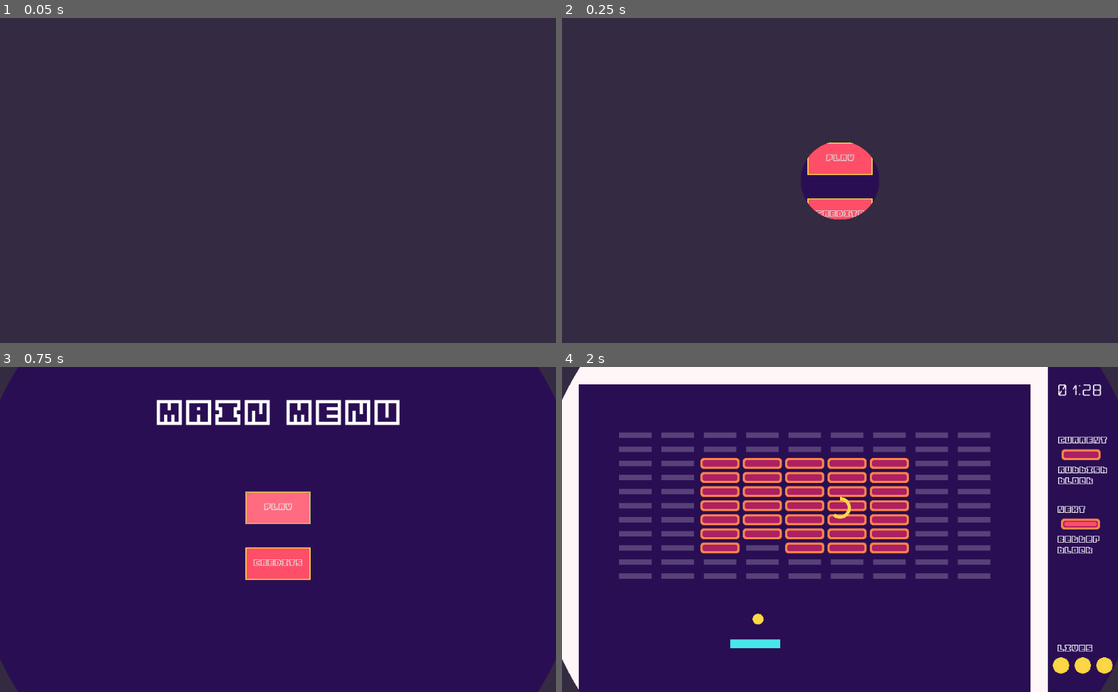
Above: before the commit, frames 1-4 (two rows, left to right).
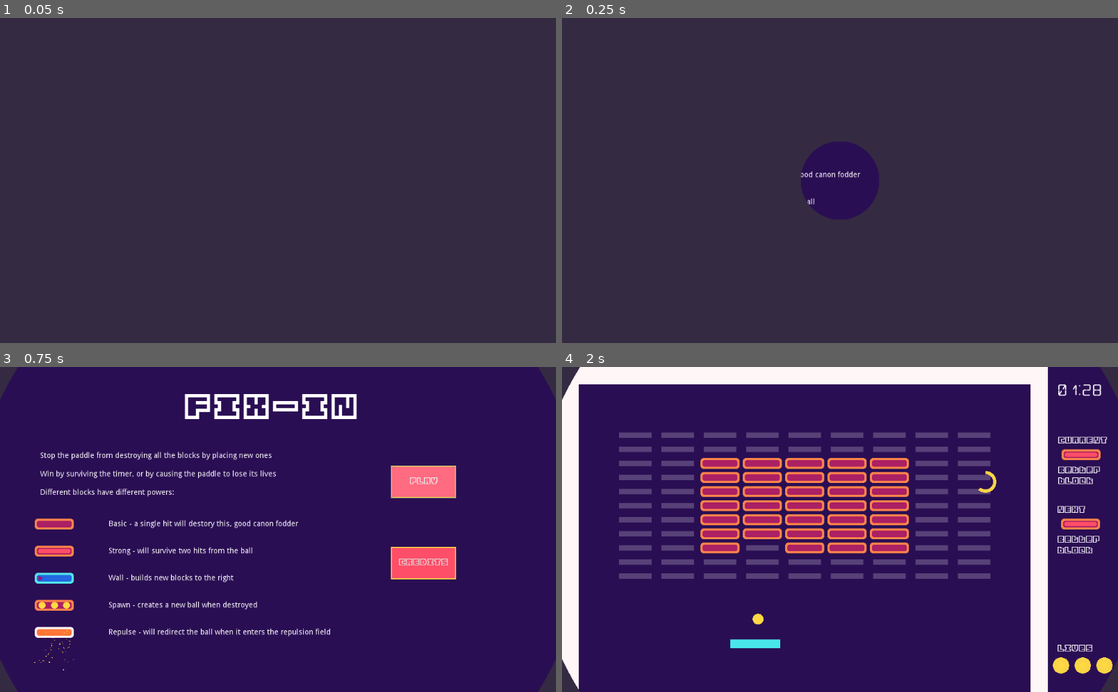
Above: after the commit, the same moments.

Repository: marc-hugh-tom/gmtk-game-jam-2023
Game: Godot game, scene res://scenes/SceneManager.tscn
The game is run twice, just before and just after one commit, with the same random seed, the same clock (stepped at 60 frames per second) and the same inputs.
Inputs:
- Up to frame 1 (0.05 s): no input
- Up to frame 2 (0.25 s): no input
- Up to frame 3 (0.75 s): click "PLAY" at 0.5 s
- Up to frame 4 (2 s): click "PLAY" at 1.25 s

Frame 1 is identical in both runs. In frame 2, 1.7% of the frame differs, in the area x 42-56%, y 38-62%; in frame 3, 11%, in the area x 6-83%, y 8-94%; in frame 4, 0.3%.

Commit message:
spawn_block

Diff:
--- /dev/null
+++ b/scenes/BlockBallSpawn.tscn
@@ -0,0 +1,16 @@
+[gd_scene load_steps=4 format=2]
+
+[ext_resource path="res://scripts/BlockBallSpawn.gd" type="Script" id=1]
+[ext_resource path="res://assets/sprites/block_spawn.png" type="Texture" id=2]
+
+[sub_resource type="RectangleShape2D" id=1]
+extents = Vector2( 36, 10 )
+
+[node name="BLockBallSpawn" type="StaticBody2D" groups=["ball_collidable", "spawner"]]
+script = ExtResource( 1 )
+
+[node name="Sprite" type="Sprite" parent="."]
+texture = ExtResource( 2 )
+
+[node name="CollisionShape2D" type="CollisionShape2D" parent="."]
+shape = SubResource( 1 )
--- a/scenes/Credits.tscn
+++ b/scenes/Credits.tscn
@@ -1,8 +1,19 @@
-[gd_scene load_steps=4 format=2]
+[gd_scene load_steps=10 format=2]
 
 [ext_resource path="res://scripts/Credits.gd" type="Script" id=1]
 [ext_resource path="res://scenes/theme.tres" type="Theme" id=2]
 [ext_resource path="res://assets/sounds/menu_click.wav" type="AudioStream" id=3]
+[ext_resource path="res://scenes/BlockBasic.tscn" type="PackedScene" id=4]
+[ext_resource path="res://scenes/BlockRepulse.tscn" type="PackedScene" id=5]
+[ext_resource path="res://scenes/BlockTough.tscn" type="PackedScene" id=6]
+[ext_resource path="res://scenes/BlockSpawn.tscn" type="PackedScene" id=7]
+
+[sub_resource type="DynamicFontData" id=1]
+font_path = "res://assets/fonts/origa___.ttf"
+
+[sub_resource type="DynamicFont" id=2]
+size = 22
+font_data = SubResource( 1 )
 
 [node name="Credits" type="Node2D"]
 script = ExtResource( 1 )
@@ -26,4 +37,48 @@
 [node name="menu_click" type="AudioStreamPlayer" parent="."]
 stream = ExtResource( 3 )
 
+[node name="Label2" type="Label" parent="."]
+margin_left = 167.0
+margin_top = 175.0
+margin_right = 987.0
+margin_bottom = 351.0
+theme = ExtResource( 2 )
+theme_type_variation = "small"
+custom_fonts/font = SubResource( 2 )
+text = "DESIGN, ART, CODE - MARC JONES & TOM CRAVEN
+
+USING GODOT ENGINE - godotengine.org/
+
+Music composed by Bert Cole - bitbybitsound.com"
+
+[node name="BlockRepulse" parent="." instance=ExtResource( 5 )]
+position = Vector2( 97, 175 )
+should_emit = true
+
+[node name="BlockTough3" parent="." instance=ExtResource( 6 )]
+position = Vector2( 897, 350 )
+
+[node name="BlockBasic" parent="." instance=ExtResource( 4 )]
+position = Vector2( 197, 82 )
+
+[node name="BlockRepulse3" parent="." instance=ExtResource( 5 )]
+position = Vector2( 341, 399 )
+should_emit = true
+
+[node name="BlockSpawn2" parent="." instance=ExtResource( 7 )]
+position = Vector2( 137, 514 )
+
+[node name="BlockRepulse2" parent="." instance=ExtResource( 5 )]
+position = Vector2( 838, 466 )
+should_emit = true
+
+[node name="BlockSpawn" parent="." instance=ExtResource( 7 )]
+position = Vector2( 659, 380 )
+
+[node name="BlockTough" parent="." instance=ExtResource( 6 )]
+position = Vector2( 819, 117 )
+
+[node name="BlockTough2" parent="." instance=ExtResource( 6 )]
+position = Vector2( 76, 368 )
+
 [connection signal="pressed" from="BackButton" to="." method="_on_BackButton_pressed"]
--- a/scenes/GameContainer.tscn
+++ b/scenes/GameContainer.tscn
@@ -91,3 +91,5 @@
 
 [node name="life_lost" type="AudioStreamPlayer" parent="."]
 stream = ExtResource( 2 )
+
+[connection signal="spawn_ball" from="BlockGrid" to="." method="_on_BlockGrid_spawn_ball"]
--- a/scenes/Lose.tscn
+++ b/scenes/Lose.tscn
@@ -1,8 +1,15 @@
-[gd_scene load_steps=4 format=2]
+[gd_scene load_steps=6 format=2]
 
 [ext_resource path="res://scripts/Win.gd" type="Script" id=1]
 [ext_resource path="res://scenes/theme.tres" type="Theme" id=2]
 [ext_resource path="res://assets/sounds/menu_click.wav" type="AudioStream" id=3]
+
+[sub_resource type="DynamicFontData" id=1]
+font_path = "res://assets/fonts/origa___.ttf"
+
+[sub_resource type="DynamicFont" id=2]
+size = 38
+font_data = SubResource( 1 )
 
 [node name="Lose" type="Node2D"]
 script = ExtResource( 1 )
@@ -17,13 +24,22 @@
 
 [node name="MainMenuButton" type="Button" parent="."]
 margin_left = 452.0
-margin_top = 290.0
+margin_top = 400.0
 margin_right = 572.0
-margin_bottom = 350.0
+margin_bottom = 460.0
 theme = ExtResource( 2 )
 text = "MAIN MENU"
 
 [node name="menu_click" type="AudioStreamPlayer" parent="."]
 stream = ExtResource( 3 )
 
+[node name="Label2" type="Label" parent="."]
+margin_left = 192.0
+margin_top = 214.0
+margin_right = 832.0
+margin_bottom = 347.0
+theme = ExtResource( 2 )
+custom_fonts/font = SubResource( 2 )
+text = "Thank you for playing!"
+
 [connection signal="pressed" from="MainMenuButton" to="." method="_on_MainMenuButton_pressed"]
--- a/scenes/MainMenu.tscn
+++ b/scenes/MainMenu.tscn
@@ -1,38 +1,110 @@
-[gd_scene load_steps=4 format=2]
+[gd_scene load_steps=9 format=2]
 
 [ext_resource path="res://scripts/MainMenu.gd" type="Script" id=1]
 [ext_resource path="res://scenes/theme.tres" type="Theme" id=2]
 [ext_resource path="res://assets/sounds/menu_click.wav" type="AudioStream" id=3]
+[ext_resource path="res://scenes/BlockBasic.tscn" type="PackedScene" id=4]
+[ext_resource path="res://scenes/BlockRepulse.tscn" type="PackedScene" id=5]
+[ext_resource path="res://scenes/BlockTough.tscn" type="PackedScene" id=6]
+[ext_resource path="res://scenes/BlockSpawn.tscn" type="PackedScene" id=7]
+[ext_resource path="res://scenes/BlockBallSpawn.tscn" type="PackedScene" id=8]
 
 [node name="MainMenu" type="Node2D"]
 script = ExtResource( 1 )
 
 [node name="Label" type="Label" parent="."]
-margin_left = 285.0
-margin_top = 55.0
-margin_right = 740.0
-margin_bottom = 120.0
+margin_left = 337.0
+margin_top = 44.0
+margin_right = 792.0
+margin_bottom = 109.0
 theme = ExtResource( 2 )
-text = "MAIN MENU"
+text = "FIX-IN"
 
 [node name="PlayButton" type="Button" parent="."]
-margin_left = 452.0
-margin_top = 230.0
-margin_right = 572.0
-margin_bottom = 290.0
+margin_left = 720.0
+margin_top = 182.0
+margin_right = 840.0
+margin_bottom = 242.0
 theme = ExtResource( 2 )
 text = "PLAY"
 
 [node name="CreditsButton" type="Button" parent="."]
-margin_left = 452.0
-margin_top = 333.0
-margin_right = 572.0
-margin_bottom = 393.0
+margin_left = 720.0
+margin_top = 332.0
+margin_right = 840.0
+margin_bottom = 392.0
 theme = ExtResource( 2 )
 text = "CREDITS"
 
 [node name="menu_click" type="AudioStreamPlayer" parent="."]
 stream = ExtResource( 3 )
 
+[node name="Label2" type="Label" parent="."]
+margin_left = 74.0
+margin_top = 157.0
+margin_right = 509.0
+margin_bottom = 205.0
+text = "Stop the paddle from destroying all the blocks by placing new ones
+
+Win by surviving the timer, or by causing the paddle to lose its lives
+
+Different blocks have different powers:"
+
+[node name="BlockBasic" parent="." instance=ExtResource( 4 )]
+position = Vector2( 100, 290 )
+
+[node name="BlockSpawn" parent="." instance=ExtResource( 7 )]
+position = Vector2( 100, 390 )
+
+[node name="BlockTough" parent="." instance=ExtResource( 6 )]
+position = Vector2( 100, 340 )
+
+[node name="BlockRepulse" parent="." instance=ExtResource( 5 )]
+position = Vector2( 100, 490 )
+should_emit = true
+
+[node name="Label3" type="Label" parent="."]
+margin_left = 200.0
+margin_top = 283.0
+margin_right = 549.0
+margin_bottom = 297.0
+rect_pivot_offset = Vector2( 29, 85 )
+text = "Basic - a single hit will destory this, good canon fodder"
+
+[node name="Label4" type="Label" parent="."]
+margin_left = 200.0
+margin_top = 333.0
+margin_right = 588.0
+margin_bottom = 347.0
+rect_pivot_offset = Vector2( 29, 85 )
+text = "Strong - will survive two hits from the ball"
+
+[node name="Label5" type="Label" parent="."]
+margin_left = 200.0
+margin_top = 383.0
+margin_right = 588.0
+margin_bottom = 397.0
+rect_pivot_offset = Vector2( 29, 85 )
+text = "Wall - builds new blocks to the right"
+
+[node name="BLockBallSpawn" parent="." instance=ExtResource( 8 )]
+position = Vector2( 100, 440 )
+
+[node name="Label6" type="Label" parent="."]
+margin_left = 200.0
+margin_top = 483.0
+margin_right = 609.0
+margin_bottom = 497.0
+rect_pivot_offset = Vector2( 29, 85 )
+text = "Repulse - will redirect the ball when it enters the repulsion field"
+
+[node name="Label7" type="Label" parent="."]
+margin_left = 200.0
+margin_top = 433.0
+margin_right = 609.0
+margin_bottom = 447.0
+rect_pivot_offset = Vector2( 29, 85 )
+text = "Spawn - creates a new ball when destroyed"
+
 [connection signal="pressed" from="PlayButton" to="." method="_on_PlayButton_pressed"]
 [connection signal="pressed" from="CreditsButton" to="." method="_on_CreditsButton_pressed"]
--- a/scenes/Win.tscn
+++ b/scenes/Win.tscn
@@ -1,8 +1,15 @@
-[gd_scene load_steps=4 format=2]
+[gd_scene load_steps=6 format=2]
 
 [ext_resource path="res://scripts/Win.gd" type="Script" id=1]
 [ext_resource path="res://scenes/theme.tres" type="Theme" id=2]
 [ext_resource path="res://assets/sounds/menu_click.wav" type="AudioStream" id=3]
+
+[sub_resource type="DynamicFontData" id=3]
+font_path = "res://assets/fonts/origa___.ttf"
+
+[sub_resource type="DynamicFont" id=2]
+size = 38
+font_data = SubResource( 3 )
 
 [node name="Win" type="Node2D"]
 script = ExtResource( 1 )
@@ -17,13 +24,22 @@
 
 [node name="MainMenuButton" type="Button" parent="."]
 margin_left = 452.0
-margin_top = 290.0
+margin_top = 400.0
 margin_right = 572.0
-margin_bottom = 350.0
+margin_bottom = 460.0
 theme = ExtResource( 2 )
 text = "MAIN MENU"
 
 [node name="menu_click" type="AudioStreamPlayer" parent="."]
 stream = ExtResource( 3 )
 
+[node name="Label2" type="Label" parent="."]
+margin_left = 192.0
+margin_top = 214.0
+margin_right = 832.0
+margin_bottom = 347.0
+theme = ExtResource( 2 )
+custom_fonts/font = SubResource( 2 )
+text = "Thank you for playing!"
+
 [connection signal="pressed" from="MainMenuButton" to="." method="_on_MainMenuButton_pressed"]
--- /dev/null
+++ b/scripts/BlockBallSpawn.gd
@@ -0,0 +1,10 @@
+extends StaticBody2D
+
+signal spawn_ball
+
+func on_collide_with_ball(ball, collision):
+	emit_signal("spawn_ball", position)
+	queue_free()
+
+func block_grid_ref(block_grid):
+	pass
--- a/scripts/BlockGrid.gd
+++ b/scripts/BlockGrid.gd
@@ -10,6 +10,8 @@
 
 var block_matrix = []
 var block_size
+
+signal spawn_ball
 
 func _ready():
 	# Establish size of a block with spacing
@@ -50,6 +52,10 @@
 func add_block(grid_position, block_factory):
 	delete_block(grid_position)
 	var block = block_factory.instance()
+
+	if "spawner" in block.get_groups():
+		block.connect("spawn_ball", self, "on_spawn_ball")
+
 	block_matrix[int(grid_position.x)][int(grid_position.y)] = block
 	add_child(block)
 	block.set_global_position(grid_position_to_global_position(grid_position))
@@ -97,3 +103,6 @@
 		if is_instance_valid(child) and child.is_in_group("ball_collidable"):
 			count += 1
 	return(count)
+
+func on_spawn_ball(pos):
+	emit_signal("spawn_ball", pos)
--- a/scripts/BlockRepulse.gd
+++ b/scripts/BlockRepulse.gd
@@ -4,6 +4,11 @@
 
 #func _init(type):
 #	pass
+
+export(bool) var should_emit = false
+
+func _ready():
+	$CPUParticles2D.emitting = should_emit
 
 func on_collide_with_ball(ball, collision):
 	# emit_signal("block_collide" [self.type])
--- a/scripts/GameContainer.gd
+++ b/scripts/GameContainer.gd
@@ -41,3 +41,7 @@
 	new_ball.position = $Paddle.position - Vector2(0, 30)
 	new_ball.direction = Vector2(randf() - 0.5, -1)
 	$balls.call_deferred("add_child", new_ball)
+
+
+func _on_BlockGrid_spawn_ball(pos):
+	add_new_ball()
--- a/scripts/Globals.gd
+++ b/scripts/Globals.gd
@@ -22,6 +22,11 @@
 		preload("res://scenes/BlockRepulse.tscn"),
 		"Repulse\nblock",
 		0.2
+	],
+	[
+		preload("res://scenes/BlockBallSpawn.tscn"),
+		"Spawn\nblock",
+		0.5
 	],
 ]
 
Binary file added: assets/sprites/block_spawn.png
Not shown, added: assets/sprites/block_spawn.png.import
